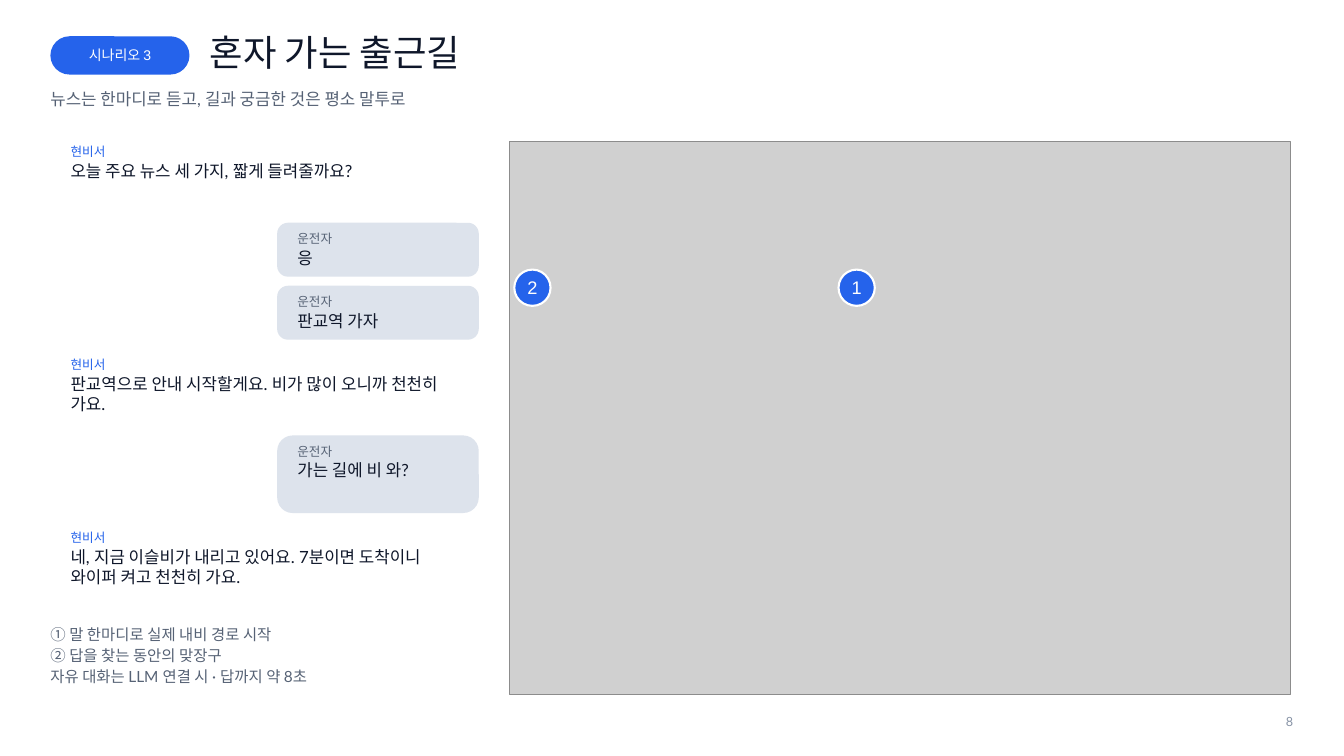
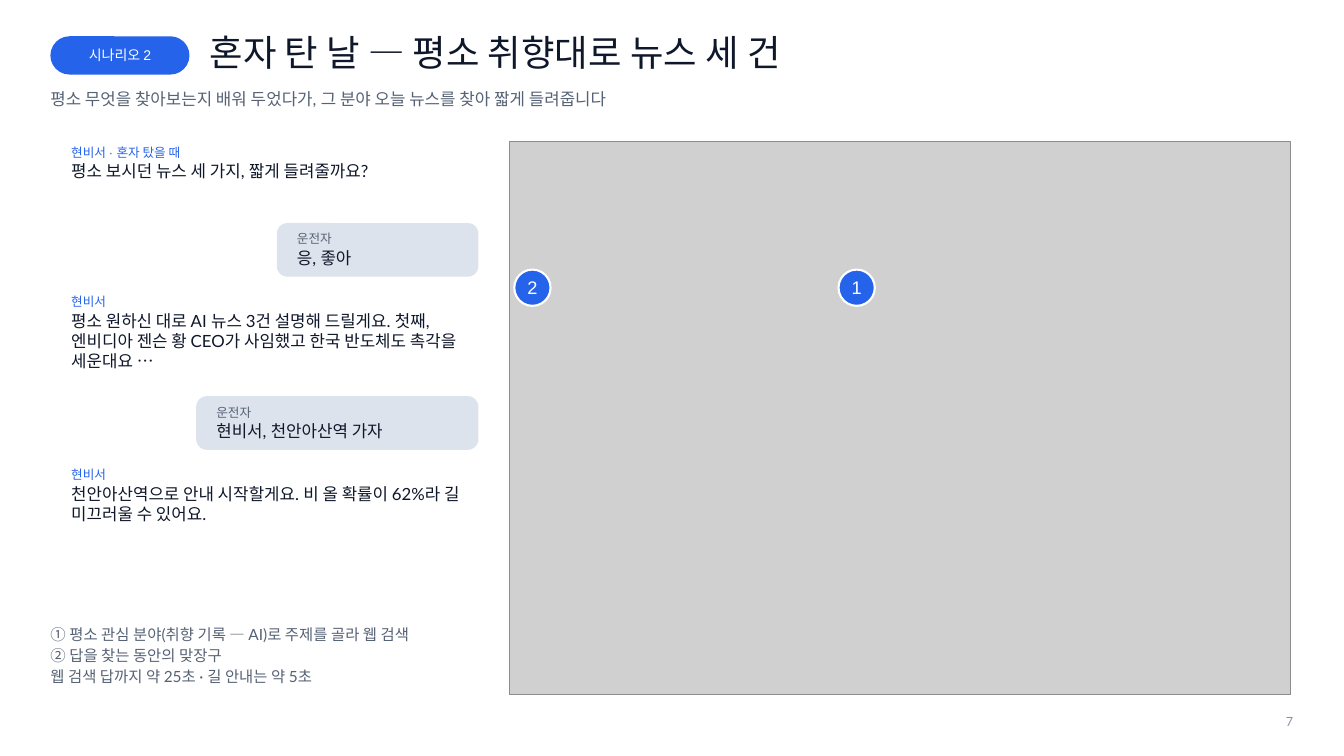
Before and after one commit to somanghao/hyunbiseo, a slide deck: slide 7 of docs/submission/현비서_소개자료.pptx (slide 8 before the commit). Drawn at 1344x756 pixels with LibreOffice and Linux fonts; fonts in the diff are those of the drawing; grey boxes stand for pictures; background and template pictures are left out. Boxes give left, top, right and bottom in pixels: in the first picture for what was removed or moved away, otherwise in the second. Text is boxed around its words. In the diff, an @@ line names an element or a change of style, - is before the commit and + after.

```diff
--- a/docs/submission/현비서_소개자료.pptx
+++ b/docs/submission/현비서_소개자료.pptx
@@ text in rounded rectangle at (89,48,151,61): text changed @@
-시나리오 3
+시나리오 2
@@ text at (210,35,780,69): text changed @@
-혼자 가는 출근길
+혼자 탄 날 — 평소 취향대로 뉴스 세 건
@@ text at (50,91,606,107): text changed @@
-뉴스는 한마디로 듣고, 길과 궁금한 것은 평소 말투로
+평소 무엇을 찾아보는지 배워 두었다가, 그 분야 오늘 뉴스를 찾아 짧게 들려줍니다
@@ text at (71,146,369,179): text changed @@
-현비서
-오늘 주요 뉴스 세 가지, 짧게 들려줄까요?
+현비서 · 혼자 탔을 때
+평소 보시던 뉴스 세 가지, 짧게 들려줄까요?
@@ text at (297,250,352,266): text changed @@
-응
+응, 좋아
@@ rounded rectangle: place and size @@
-rounded rectangle at (50,349,479,426)
+rounded rectangle at (51,285,480,386)
@@ text "현비서": place and size @@
-text "현비서" at (71,358,437,412)
+text "현비서" at (71,295,456,369)
@@ text at (71,313,456,369): text changed @@
-판교역으로 안내 시작할게요. 비가 많이 오니까 천천히 가요.
+평소 원하신 대로 AI 뉴스 3건 설명해 드릴게요. 첫째, 엔비디아 젠슨 황 CEO가 사임했고 한국 반도체도 촉각을 세운대요 …
@@ rounded rectangle: place and size @@
-rounded rectangle at (277,285,479,339)
+rounded rectangle at (197,396,479,450)
@@ text "운전자": place and size @@
-text "운전자" at (297,295,378,329)
+text "운전자" at (216,406,383,439)
@@ text at (216,423,383,439): text changed @@
-판교역 가자
+현비서, 천안아산역 가자
@@ rounded rectangle removed at (277,436,479,513) @@
@@ text removed at (297,445,409,478) @@
-운전자
-가는 길에 비 와?
@@ rounded rectangle: place and size @@
-rounded rectangle at (50,522,479,600)
+rounded rectangle at (51,459,480,536)
@@ text "현비서": place and size @@
-text "현비서" at (71,531,421,585)
+text "현비서" at (71,468,459,522)
@@ text at (71,486,459,522): text changed @@
-네, 지금 이슬비가 내리고 있어요. 7분이면 도착이니 와이퍼 켜고 천천히 가요.
+천안아산역으로 안내 시작할게요. 비 올 확률이 62%라 길 미끄러울 수 있어요.
@@ text at (50,627,409,642): text changed @@
-① 말 한마디로 실제 내비 경로 시작
+① 평소 관심 분야(취향 기록 — AI)로 주제를 골라 웹 검색
@@ text at (50,669,312,683): text changed @@
-자유 대화는 LLM 연결 시 · 답까지 약 8초
+웹 검색 답까지 약 25초 · 길 안내는 약 5초
@@ text at (1286,717,1293,726): text changed @@
-8
+7
```
Also in this commit, not shown: 11 other slides changed, 4 slides added, 20 other files.
